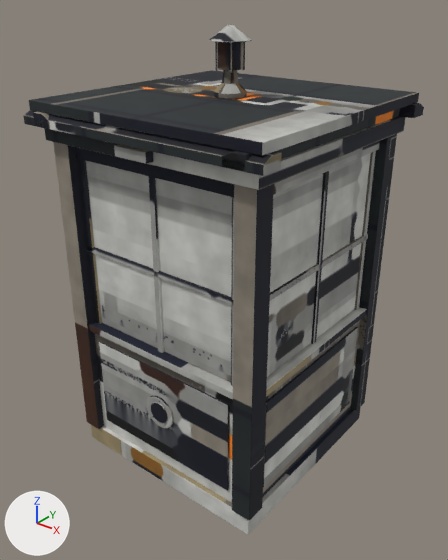
The glTF model assets/world/guard_booth.glb: old version first, new version second.
Before and after are seen from a 50 mm camera at (2.41, -3.08, 3.19) aimed at (0.01, -0.08, 1.33). The axes (+X, +Y, +Z) are drawn at lower left. The lights are the same throughout. The older version comes first. Vertices at exactly the same position are counted once.

Objects in the first picture: 'guard_booth'.
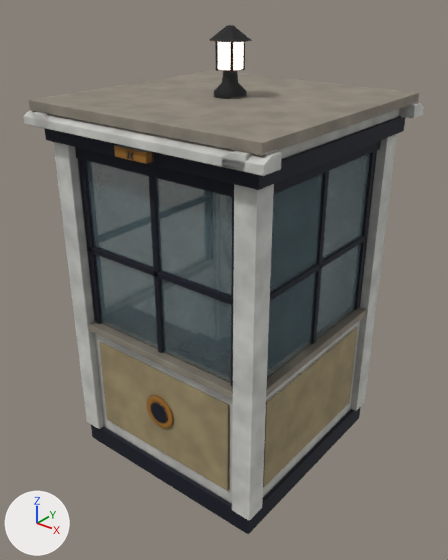
Patch to the scene script:
```diff
--- a/assets/world/guard_booth.glb.py
+++ b/assets/world/guard_booth.glb.py
@@ img_glow_white @@
+img_glow_white = load_image('glow_white', '_unpacked/glow_white', 4, 4, 'sRGB')
@@ mat_guard_booth @@
 mat_guard_booth = principled_material('guard_booth')
-mat_guard_booth.texture = img_guard_booth
+mat_guard_booth.texture = img_guard_booth  # with its transparency
 mat_guard_booth.roughness = 0.8
@@ mat_guard_booth_glow @@
+mat_guard_booth_glow = bpy.data.materials.new('guard_booth glow')
+# uses the picture img_glow_white
+# uses the picture img_guard_booth
@@ me_guard_booth @@
 me_guard_booth.from_pydata(...)  # 7514 vertices, 14788 faces; spans x -0.88..0.88, y -0.88..0.88, z 0.0..2.94
 # used by ob_guard_booth; location = (0.0, 0.0, 0.0)
+# me_guard_booth part 1: the loose piece of 80 vertices spanning x -0.08..0.08, y -0.08..0.08, z 2.7..2.86 is scaled about its middle by (0.0565, 0.0764, 1.13), then moved by (0.06, 0.06, 0.0)
+# me_guard_booth part 2: 1832 of 7514 vertices moved; they spanned x -0.62..0.62, y -0.75..0.28, z 0.15..1.07 and now span x -0.62..0.62, y -0.75..0.28, z 0.15..2.86; mean shift (0.0, 0.03, 0.09); largest move (-0.1, 0.24, 0.69) -> (0.01, -0.08, 2.86)
+# me_guard_booth part 3: 496 of 7514 vertices moved; they spanned x -0.13..0.13, y -0.13..0.13, z 2.69..2.87 and now span x -0.13..0.13, y -0.86..0.13, z 0.6..2.87; mean shift (0.0, -0.14, -0.1); largest move (-0.13, 0.02, 2.86) -> (0.12, -0.74, 0.61)
+# me_guard_booth part 4: 72 of 7514 vertices moved; they spanned x -0.12..0.12, y -0.86..-0.8, z 2.32..2.38 and now span x -0.05..0.12, y -0.74, z 0.62..0.72; mean shift (0.01, 0.08, -1.66); largest move (-0.12, -0.8, 2.38) -> (0.1, -0.74, 0.66)
+# me_guard_booth part 5: 12525 kept faces spanning x -0.88..0.88, y -0.88..0.88, z 0.0..2.94 get new texture (UV) coordinates
+# me_guard_booth part 6: 136 faces spanning x -0.08..0.08, y -0.08..0.08, z 2.7..2.86 switch from mat_guard_booth (picture img_guard_booth) to mat_guard_booth_glow
```

What differs and where, as boxes (x1, y1, x2, y2) in the pictures (448 x 560 px; the box of a moved part takes in the faces that stretch with it):
'guard_booth', surface changed, reshaped: (24, 25, 424, 534) in both
part 1 of me_guard_booth, moved or reshaped: before (218, 42, 244, 70); after (242, 42, 245, 70)
part 2 of me_guard_booth, moved or reshaped: before (146, 396, 173, 428); after (104, 306, 270, 428)
part 3 of me_guard_booth, moved or reshaped: before (209, 26, 252, 72); after (114, 26, 252, 164)
part 4 of me_guard_booth, moved or reshaped: before (114, 145, 153, 164); after (157, 396, 173, 416)
part 5 of me_guard_booth, surface changed: (24, 25, 424, 534) in both
part 6 of me_guard_booth, recoloured: after (218, 42, 244, 70)
